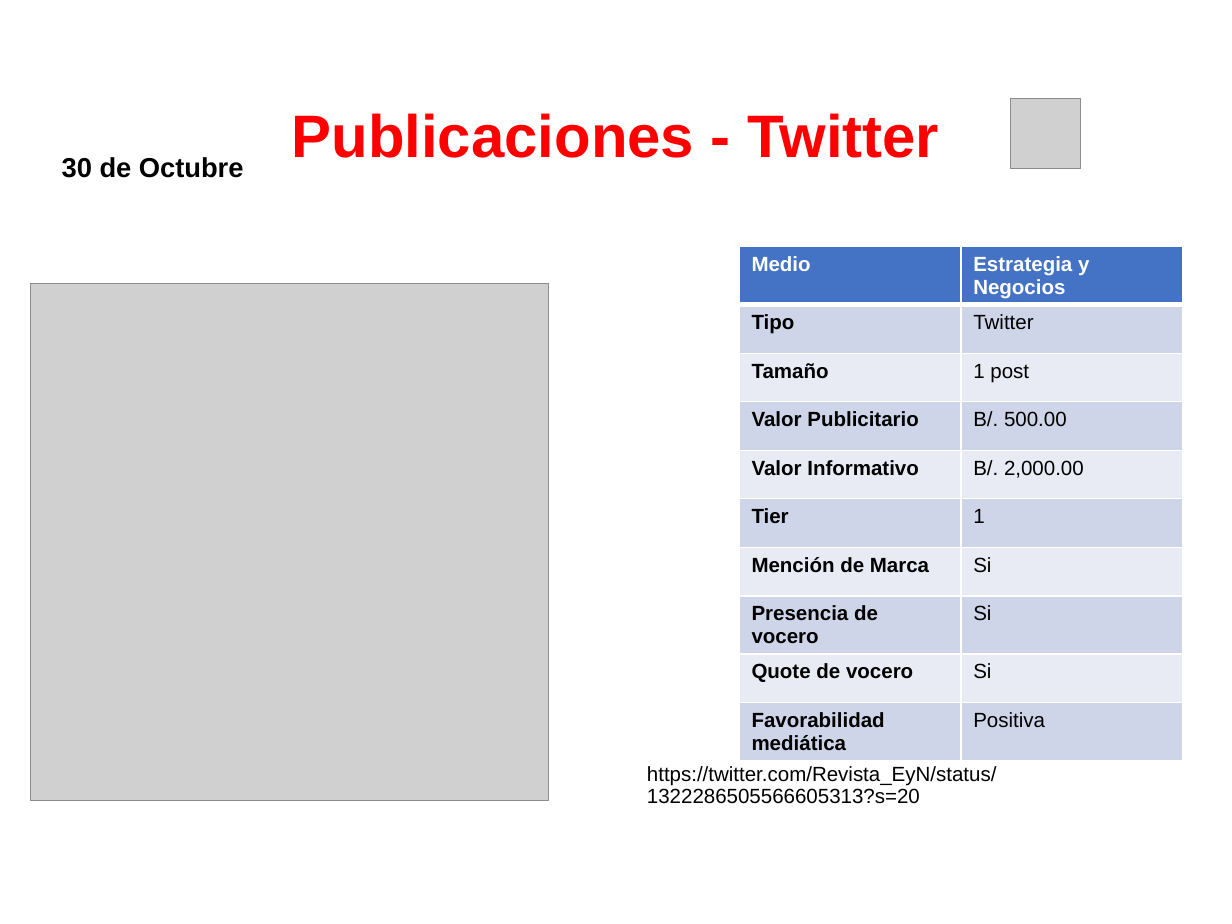
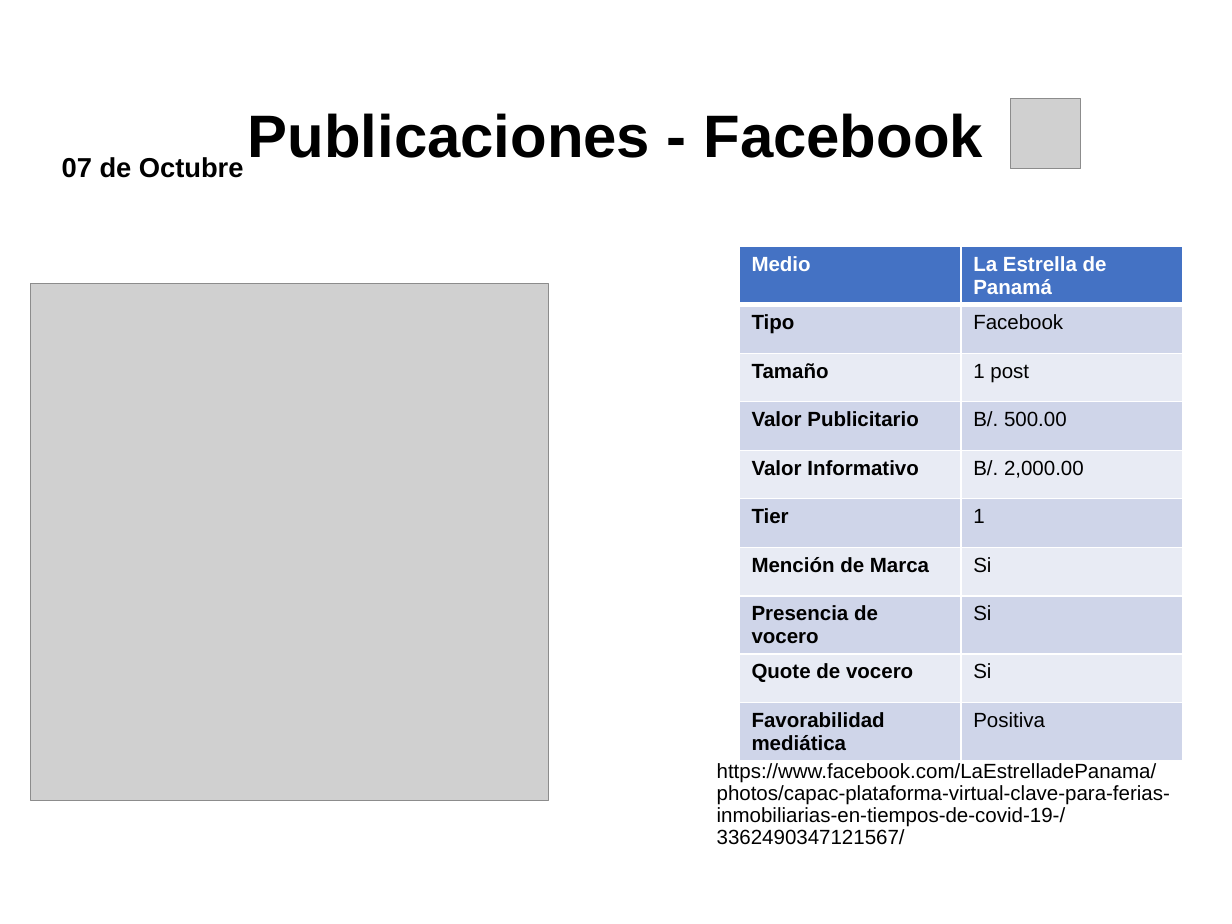
Before and after one commit to dgarci23/Report-Generator, a slide deck: slide 21 of Presentacion Terminada.pptx (slide 25 before the commit). Drawn at 1232x924 pixels with LibreOffice and Linux fonts; fonts in the diff are those of the drawing; grey boxes stand for pictures; background and template pictures are left out. Boxes give left, top, right and bottom in pixels: in the first picture for what was removed or moved away, otherwise in the second. Text is boxed around its words. In the diff, an @@ line names an element or a change of style, - is before the commit and + after.

```diff
--- a/Presentacion Terminada.pptx
+++ b/Presentacion Terminada.pptx
@@ title at <box>248,113,982,158</box>: text changed; text colour #FF0000 to #000000 @@
-Publicaciones - Twitter
+Publicaciones - Facebook
@@ text at <box>62,157,244,178</box>: text changed @@
-30 de Octubre
+07 de Octubre
@@ table at <box>739,246,1183,755</box> @@
-row 1, column 2: Estrategia y Negocios
+row 1, column 2: La Estrella de Panamá
-row 2, column 2: Twitter
+row 2, column 2: Facebook
@@ text at <box>717,763,1170,845</box>: text changed @@
-https://twitter.com/Revista_EyN/status/1322286505566605313?s=20
+https://www.facebook.com/LaEstrelladePanama/photos/capac-plataforma-virtual-clave-para-ferias-inmobiliarias-en-tiempos-de-covid-19-/3362490347121567/
```
Also in this commit, not shown: 21 other slides changed, 6 slides removed, 5 other files.
